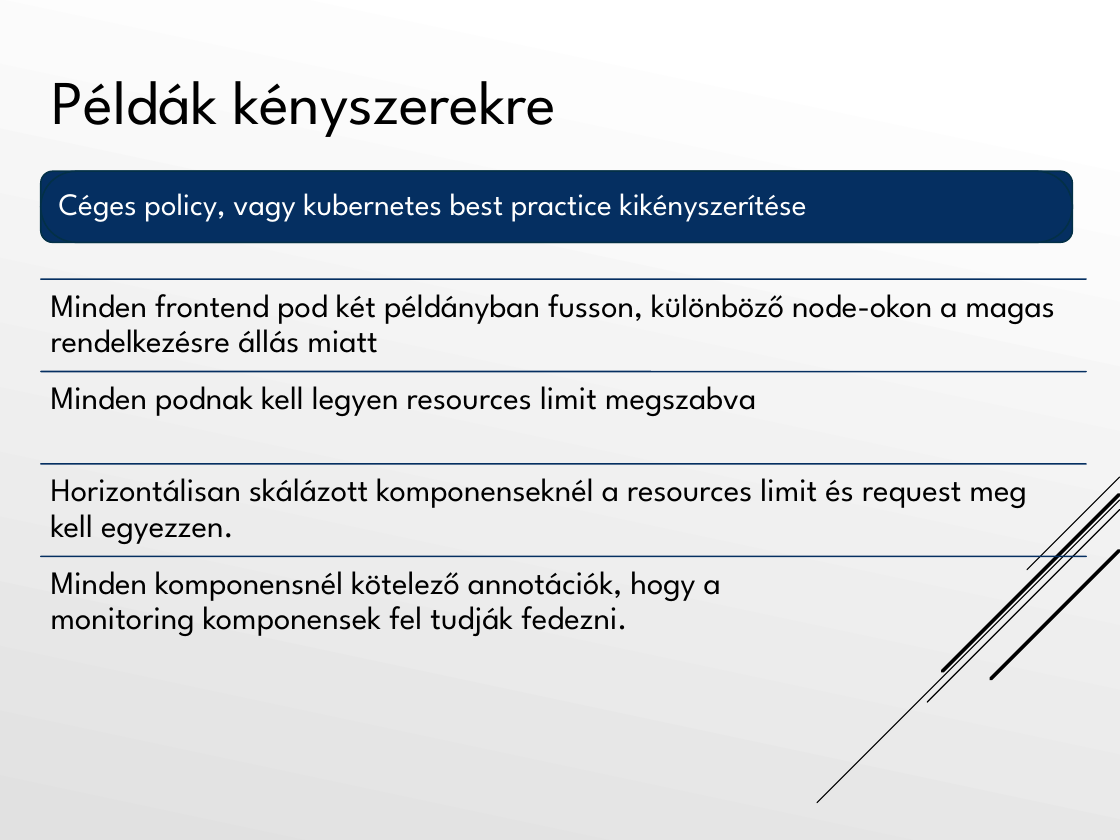
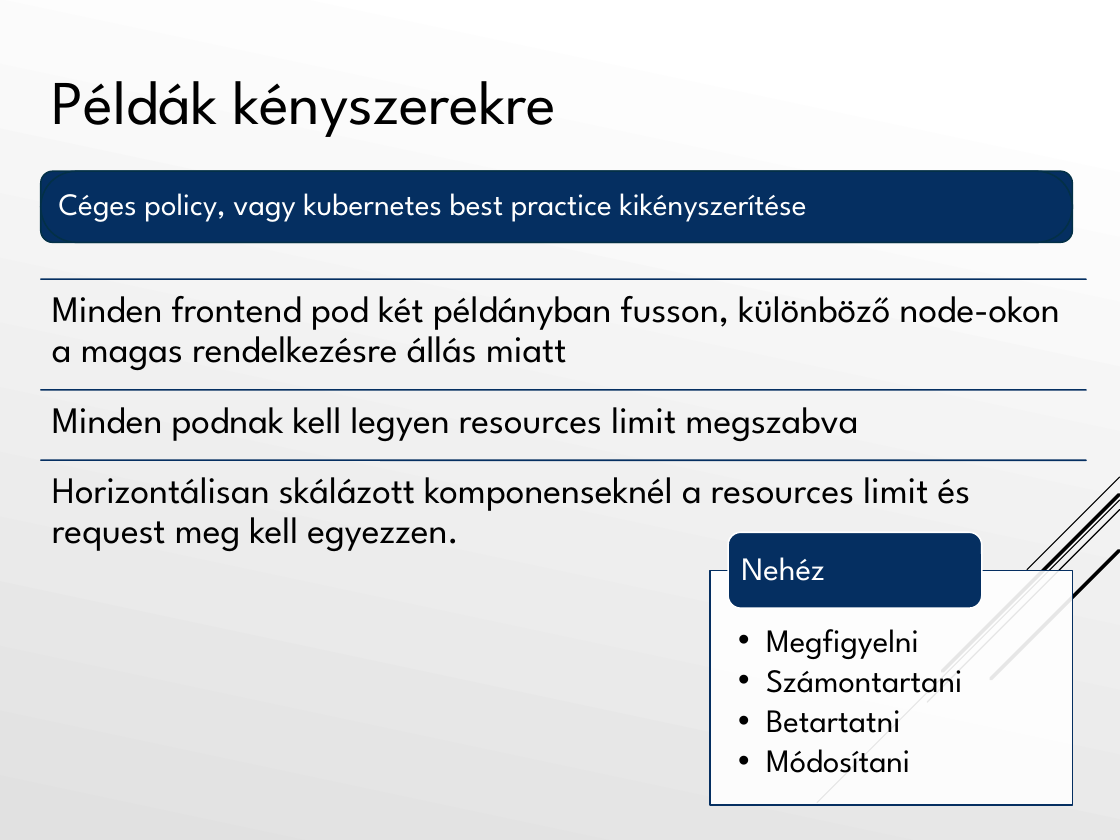
Before and after one commit to Tiegris/KonstrainR, a slide deck: slide 3 of ppt/prezi.pptx. Drawn at 1120x840 pixels with LibreOffice and Linux fonts; fonts in the diff are those of the drawing. Boxes give left, top, right and bottom in pixels: in the first picture for what was removed or moved away, otherwise in the second. Text is boxed around its words. In the diff, an @@ line names an element or a change of style, - is before the commit and + after.

```diff
--- a/ppt/prezi.pptx
+++ b/ppt/prezi.pptx
@@ text "Minden podnak kell legyen resources ...": place and size @@
-text "Minden podnak kell legyen resources ..." at [51, 386, 756, 416]
+text "Minden podnak kell legyen resources ..." at [52, 407, 859, 442]
@@ line moved from (40, 372) - (1086, 372) to (40, 390) - (1086, 390) @@
@@ size 21 to 24 pt; more space between paragraphs in 3 elements at [52, 407, 859, 442], [52, 296, 1060, 371], [52, 477, 971, 552] @@
@@ line moved from (40, 464) - (1086, 464) to (40, 460) - (1086, 460) @@
@@ line removed from (40, 557) to (1086, 557) @@
@@ group added at [710, 532, 1073, 805]: 2 texts, 1 rectangle, 1 rounded rectangle @@
+  • Megfigyelni
+  • Számontartani
+  • Betartatni
+  • Módosítani
+Nehéz
@@ text removed at [51, 571, 721, 636] @@
-Minden komponensnél kötelező annotációk, hogy a
-monitoring komponensek fel tudják fedezni.
```
Also in this commit, not shown: 2 other slides changed, 1 slide added, 7 other files.
